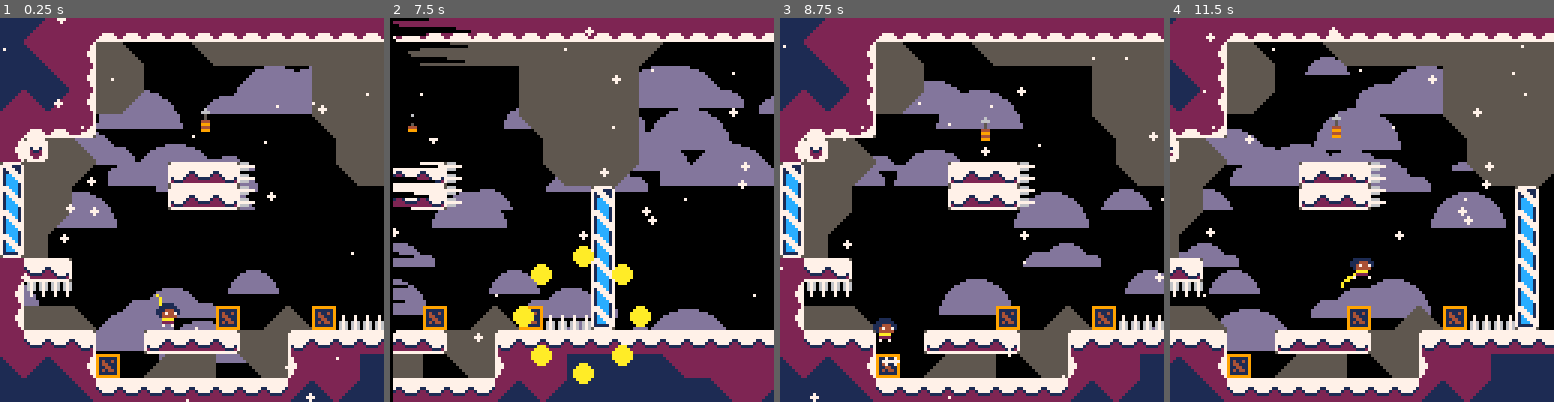
Above: before the commit, frames 1-4 (left to right).
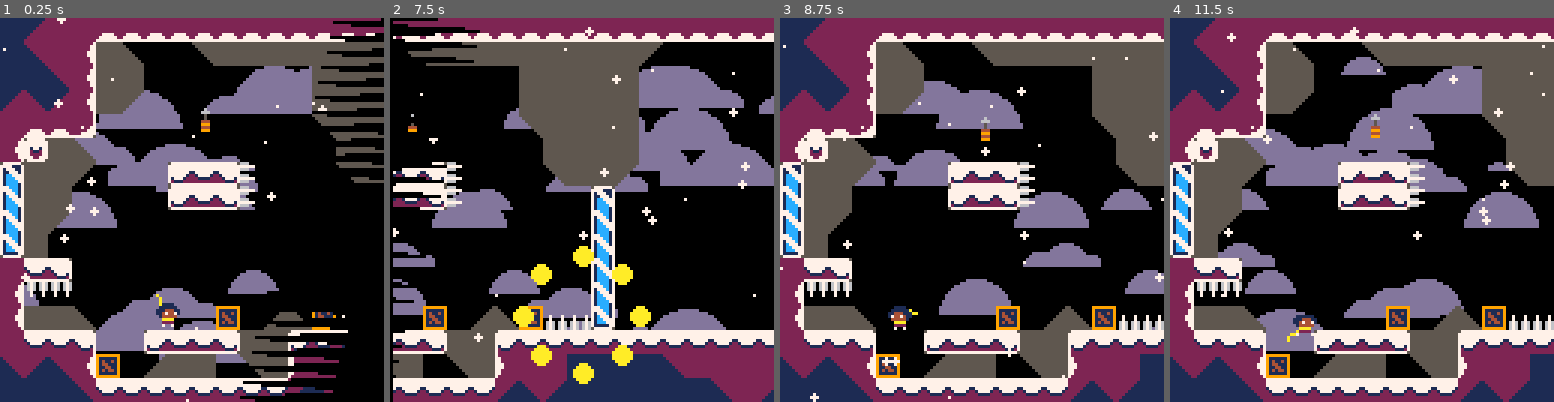
Above: after the commit, the same moments.

Repository: ExOK/Celeste2
Game: PICO-8 cartridge celeste2.p8
Two runs of this game, one before a commit and one after it. Both use one fixed random seed, a clock stepped at 60 frames per second and the inputs below.
Inputs:
- Up to frame 1 (0.25 s): no input
- Up to frame 2 (7.5 s): tap X (X key) at 0.33, 1.07, 1.85, 2.97, 4.08, 5.2, 6.32, 7.43 s; tap O (Z key) at 0.7, 1.7, 2.1, 2.5, 2.9, 3.3, 3.7, 4.1, 4.5, 4.9, 5.3, 5.7, 6.1, 6.5, 6.9, 7.3 s; hold Right 1.6-2.1 s; hold Up 2.15-2.42 s; hold Right 2.47-3.03 s; hold Left 3.08-3.58 s; hold Down 3.63-3.97 s; hold Right 4.02-4.68 s; hold Up 4.73-5.03 s; hold Left 5.08-5.68 s; hold Down 5.73-6.03 s; hold Right 6.08-6.58 s; hold Right 6.63-7.13 s; hold Up 7.18-7.45 s
- Up to frame 3 (8.75 s): hold Right 7.5-8.07 s; tap O (Z key) at 7.7, 8.1, 8.5 s; hold Left 8.12-8.62 s; tap X (X key) at 8.55 s; hold Down from 8.67 s (still down)
- Up to frame 4 (11.5 s): tap O (Z key) every 0.4 s from 8.9 to 11.3 s; release Down at 9 s; hold Right 9.05-9.72 s; tap X (X key) at 9.67, 10.78 s; hold Up 9.77-10.07 s; hold Left 10.12-10.72 s; hold Down 10.77-11.07 s; hold Right from 11.12 s (still down)

The runs differ from the first frame. In frame 1, 8.2% of the frame differs, in the area x 62-100%, y 0-100%; in frame 2, 0.5%; in frame 3, 0.5%; in frame 4, 48%, in the area x 0-100%, y 0-100%.

Commit message:
screen wipe work

Diff:
--- a/celeste2.p8
+++ b/celeste2.p8
@@ -7,6 +7,7 @@
 objects = {}
 snow = {}
 clouds = {}
+infade = 0
 
 function _init()
 
@@ -124,6 +125,8 @@
 			end
 		end
 	end
+
+	infade += 1
 end
 -->8
 function _draw()
@@ -170,12 +173,21 @@
 		s.y += sin(time() * 0.25 + i * 0.1)
 	end
 
-	-- death fx
+	-- screen wipes
+	-- very similar functions ... can they be compressed into one?
 	if (p.dead_timer > 5) then
-		local e = (p.dead_timer - 5) / 15
+		local e = (p.dead_timer - 5) / 12
 		for i=0,127 do
 			s = (127 + 64) * e - 32 + sin(i * 0.2) * 16 + (127 - i) * 0.25
 			rectfill(camera_x,camera_y+i,camera_x+s,camera_y+i,0)
+		end
+	end
+
+	if (infade < 15) then
+		local e = infade / 12
+		for i=0,127 do
+			s = (127 + 64) * e - 32 + sin(i * 0.2) * 16 + (127 - i) * 0.25
+			rectfill(camera_x+s,camera_y+i,camera_x+128,camera_y+i,0)
 		end
 	end
 
@@ -210,6 +222,7 @@
 function room_load(index)
 	room = index
 	objects = {}
+	infade = 0
 	camera(0, 0)
 
 	for i = 0,15 do
--- a/player.lua
+++ b/player.lua
@@ -233,7 +233,7 @@
 	-- dead state
 	elseif (self.state == 99) then
 		self.dead_timer += 1
-		if (self.dead_timer > 25) then
+		if (self.dead_timer > 20) then
 			room_load(room)
 		end
 		return
